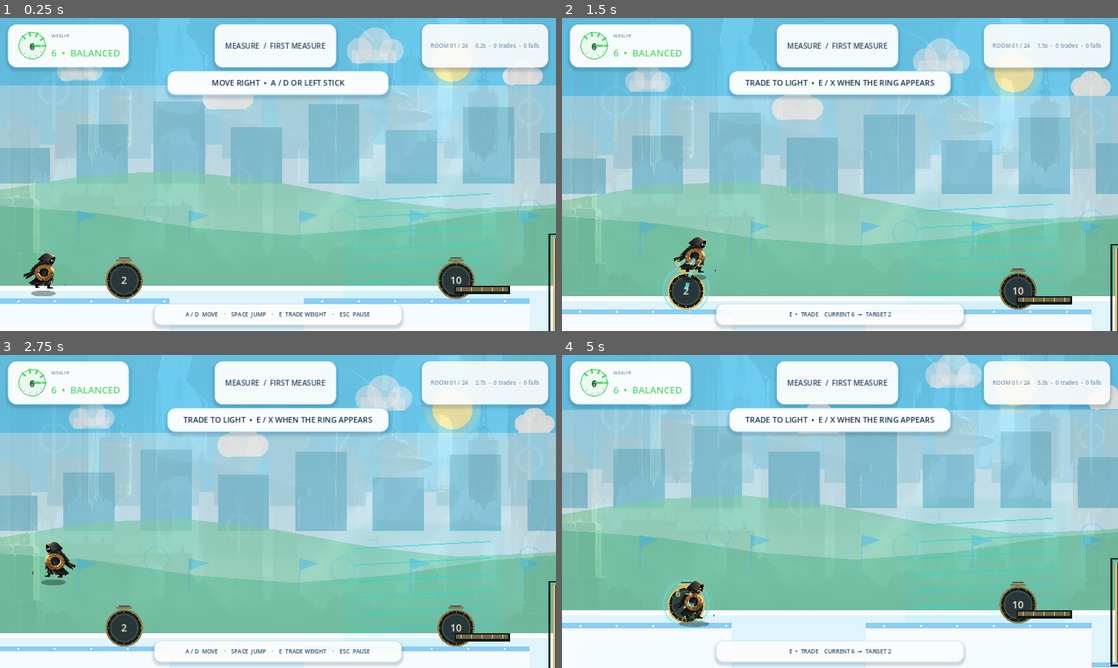
Above: before the commit, frames 1-4 (two rows, left to right).
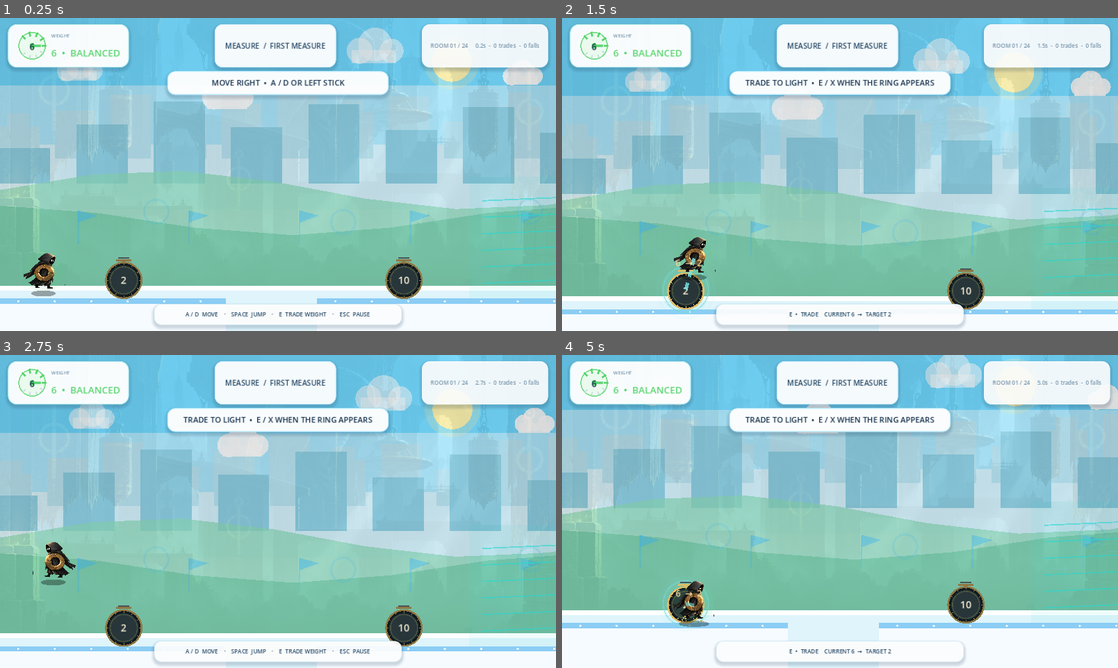
Above: after the commit, the same moments.

Repository: lienowen/how-heavy
Game: Godot game, scene res://scenes/main.tscn
Same seed, same stepped clock (60 frames per second), same inputs: the game is played once before the commit and once after it.
Inputs (mouse positions are in pixels of both pictures, inside the frame that each line leads up to):
- Up to frame 1 (0.25 s): no input
- Up to frame 2 (1.5 s): tap Enter (ui_accept) at 0.5 s; move the mouse to (962, 158) at 0.52 s; hold D (move_right) 0.53-1.25 s; tap Space (jump) at 0.6, 0.77, 1.07 s; click (962, 158) at 0.67 s; drag from (728, 190) to (684, 290) at 1.27 s
- Up to frame 3 (2.75 s): move the mouse to (333, 442) at 2.02 s; hold A (move_left) from 2.03 s (still down); tap Space (jump) at 2.1 s
- Up to frame 4 (5 s): release A (move_left) at 2.75 s; drag from (812, 574) to (1017, 627) at 2.77 s; move the mouse to (1006, 558) at 3.52 s; hold D (move_right) 3.53-4.25 s; tap Space (jump) at 3.6, 3.77, 4.07 s; drag from (673, 464) to (1045, 636) at 4.27 s

The runs differ from the first frame. In frame 1, 3.0% of the frame differs, in the area x 18-100%, y 54-100%; in frame 2, 2.8%; in frame 3, 2.8%; in frame 4, 3.1%, in the area x 18-100%, y 50-100%.

Commit message:
Simplify room 1 into a clean weight tutorial

Diff:
--- a/systems/level_layouts_release.gd
+++ b/systems/level_layouts_release.gd
@@ -3,12 +3,23 @@
 func room(id: int) -> Dictionary:
 	var result: Dictionary = super(id).duplicate(true)
 	if id == 1:
-		result.platforms[1] = [700, 670, 520, 150]
-		result.platforms[2] = [1220, 760, 630, 60]
-		result.stones[0] = [286, 625, 2]
-		result.stones[2] = [1740, 715, 6]
-		result.wind = [[790, 1160, 520]]
-		result.gates = [[1110, 650, 1300, 645, 10]]
+		# Room 1 is now a focused onboarding slice: become light to clear one gap,
+		# then become heavy to push through one obvious headwind. No gate puzzle,
+		# no forced drop, no extra state changes.
+		result.platforms = [
+			[0, 670, 520, 150],
+			[730, 670, 870, 150],
+			[1600, 670, 1950, 150],
+		]
+		result.stones = [
+			[285, 625, 2],
+			[930, 625, 10],
+		]
+		result.wind = [[1080, 1510, 620]]
+		result.gates = []
+		result.movers = []
+		result.springs = []
+		result.fragile = []
 	if id == 13:
 		result.platforms.append([2520, 650, 300, 70])
 	if id == 14:
